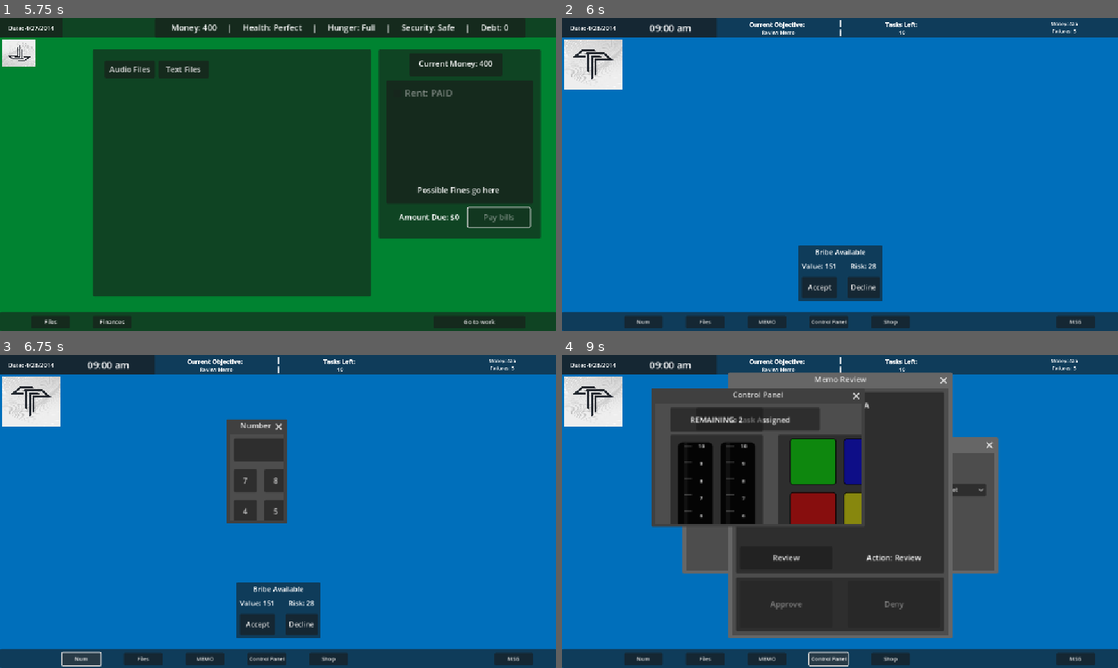
Above: before the commit, frames 1-4 (two rows, left to right).
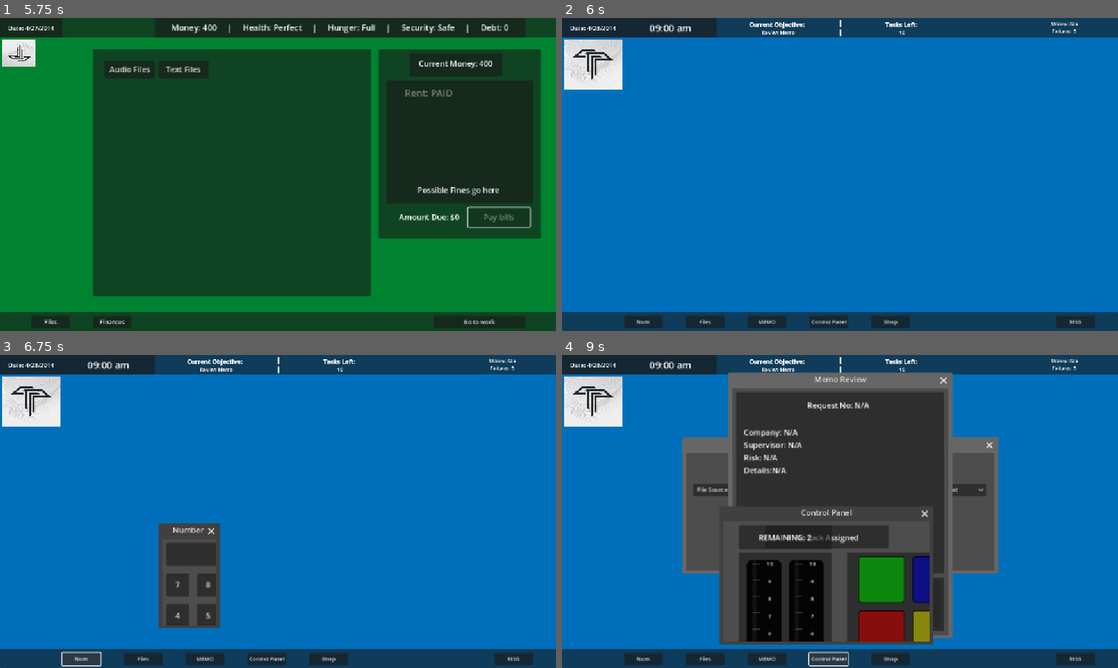
Above: after the commit, the same moments.

Repository: andrewpressman/Operation-OS
Game: Godot game, scene res://Menu/MainMenu.tscn
Two runs of this game, one before a commit and one after it. Both use one fixed random seed, a clock stepped at 60 frames per second and the inputs below.
Inputs:
- Up to frame 1 (5.75 s): click "New Game" at 0.5 s; click "Accept" at 1.25 s; click "Start" at 2 s; click "Files" at 2.75 s; click "Finances" at 3.5 s; click "Rent: $100" at 4.25 s; click "Pay bills" at 5 s
- Up to frame 2 (6 s): click "Go to work" at 5.75 s
- Up to frame 3 (6.75 s): click "Num" at 6.5 s
- Up to frame 4 (9 s): click "Files" at 7.25 s; click "MEMO" at 8 s; click "Control Panel" at 8.75 s

Frame 1 is identical in both runs. In frame 2, 2.7% of the frame differs, in the area x 42-58%, y 72-91%; in frame 3, 10%; in frame 4, 22%, in the area x 16-67%, y 10-93%.

Commit message:
Improved animations

Diff:
--- a/Tasks/Buttons.gd
+++ b/Tasks/Buttons.gd
@@ -35,8 +35,13 @@
 #close the window
 func Kill():
 	$AnimationPlayer.play("WindowHide")
+	getPosition()
 	await get_tree().create_timer(.3).timeout
 	queue_free()
+
+func getPosition():
+	var Hide = $AnimationPlayer.get_animation("WindowHide")
+	Hide.track_set_key_value(1,0,Vector2i(position.x,position.y))
 
 var IsListening : bool
 func _process(_delta):
--- a/Tasks/Buttons.tscn
+++ b/Tasks/Buttons.tscn
@@ -17,6 +17,45 @@
 "update": 1,
 "values": [Vector2i(768, 448)]
 }
+tracks/1/type = "value"
+tracks/1/imported = false
+tracks/1/enabled = true
+tracks/1/path = NodePath(".:position")
+tracks/1/interp = 1
+tracks/1/loop_wrap = true
+tracks/1/keys = {
+"times": PackedFloat32Array(0),
+"transitions": PackedFloat32Array(1),
+"update": 1,
+"values": [Vector2i(192, 100)]
+}
+
+[sub_resource type="Animation" id="Animation_l3ubj"]
+resource_name = "WindowShow"
+tracks/0/type = "value"
+tracks/0/imported = false
+tracks/0/enabled = true
+tracks/0/path = NodePath(".:size")
+tracks/0/interp = 1
+tracks/0/loop_wrap = true
+tracks/0/keys = {
+"times": PackedFloat32Array(0, 0.3),
+"transitions": PackedFloat32Array(1, 1),
+"update": 0,
+"values": [Vector2i(768, 448), Vector2i(0, 0)]
+}
+tracks/1/type = "value"
+tracks/1/imported = false
+tracks/1/enabled = true
+tracks/1/path = NodePath(".:position")
+tracks/1/interp = 1
+tracks/1/loop_wrap = true
+tracks/1/keys = {
+"times": PackedFloat32Array(0, 0.3),
+"transitions": PackedFloat32Array(1, 1),
+"update": 0,
+"values": [Vector2i(192, 100), Vector2i(512, 650)]
+}
 
 [sub_resource type="Animation" id="Animation_vx7ot"]
 resource_name = "WindowHide"
@@ -32,20 +71,17 @@
 "update": 0,
 "values": [Vector2i(0, 0), Vector2i(768, 448)]
 }
-
-[sub_resource type="Animation" id="Animation_l3ubj"]
-resource_name = "WindowShow"
-tracks/0/type = "value"
-tracks/0/imported = false
-tracks/0/enabled = true
-tracks/0/path = NodePath(".:size")
-tracks/0/interp = 1
-tracks/0/loop_wrap = true
-tracks/0/keys = {
+tracks/1/type = "value"
+tracks/1/imported = false
+tracks/1/enabled = true
+tracks/1/path = NodePath(".:position")
+tracks/1/interp = 1
+tracks/1/loop_wrap = true
+tracks/1/keys = {
 "times": PackedFloat32Array(0, 0.3),
 "transitions": PackedFloat32Array(1, 1),
 "update": 0,
-"values": [Vector2i(768, 448), Vector2i(0, 0)]
+"values": [Vector2i(512, 650), Vector2i(192, 100)]
 }
 
 [sub_resource type="AnimationLibrary" id="AnimationLibrary_exqui"]
@@ -161,7 +197,7 @@
 
 [node name="Window" type="Window"]
 title = "Control Panel"
-initial_position = 1
+position = Vector2i(192, 100)
 size = Vector2i(768, 448)
 unresizable = true
 script = ExtResource("1_y6534")
--- a/Tasks/FileManager.gd
+++ b/Tasks/FileManager.gd
@@ -37,9 +37,14 @@
 	SetDropdown()
 
 func Kill():
+	getPosition()
 	$AnimationPlayer.play("WindowHide")
 	await get_tree().create_timer(.3).timeout
 	queue_free()
+
+func getPosition():
+	var Hide = $AnimationPlayer.get_animation("WindowHide")
+	Hide.track_set_key_value(1,0,Vector2i(position.x,position.y))
 
 func _process(_delta):
 	if TargetDropdown.get_selected_id() != 0 && SourceDropdown.get_selected_id() != 0:
--- a/Tasks/FileManager.tscn
+++ b/Tasks/FileManager.tscn
@@ -1,36 +1,6 @@
 [gd_scene load_steps=6 format=3 uid="uid://dev5dbnhd2diw"]
 
 [ext_resource type="Script" uid="uid://ctwub6ej1nynm" path="res://Tasks/FileManager.gd" id="1_oo73u"]
-
-[sub_resource type="Animation" id="Animation_7mab4"]
-resource_name = "WindowShow"
-tracks/0/type = "value"
-tracks/0/imported = false
-tracks/0/enabled = true
-tracks/0/path = NodePath(".:size")
-tracks/0/interp = 1
-tracks/0/loop_wrap = true
-tracks/0/keys = {
-"times": PackedFloat32Array(0, 0.3),
-"transitions": PackedFloat32Array(1, 1),
-"update": 0,
-"values": [Vector2i(0, 0), Vector2i(638, 244)]
-}
-
-[sub_resource type="Animation" id="Animation_bjc3w"]
-resource_name = "WindowHide"
-tracks/0/type = "value"
-tracks/0/imported = false
-tracks/0/enabled = true
-tracks/0/path = NodePath(".:size")
-tracks/0/interp = 1
-tracks/0/loop_wrap = true
-tracks/0/keys = {
-"times": PackedFloat32Array(0, 0.3),
-"transitions": PackedFloat32Array(1, 1),
-"update": 0,
-"values": [Vector2i(638, 244), Vector2i(0, 0)]
-}
 
 [sub_resource type="Animation" id="Animation_q8ua8"]
 length = 0.001
@@ -46,6 +16,72 @@
 "update": 1,
 "values": [Vector2i(638, 244)]
 }
+tracks/1/type = "value"
+tracks/1/imported = false
+tracks/1/enabled = true
+tracks/1/path = NodePath(".:position")
+tracks/1/interp = 1
+tracks/1/loop_wrap = true
+tracks/1/keys = {
+"times": PackedFloat32Array(0),
+"transitions": PackedFloat32Array(1),
+"update": 1,
+"values": [Vector2i(257, 202)]
+}
+
+[sub_resource type="Animation" id="Animation_bjc3w"]
+resource_name = "WindowHide"
+tracks/0/type = "value"
+tracks/0/imported = false
+tracks/0/enabled = true
+tracks/0/path = NodePath(".:size")
+tracks/0/interp = 1
+tracks/0/loop_wrap = true
+tracks/0/keys = {
+"times": PackedFloat32Array(0, 0.3),
+"transitions": PackedFloat32Array(1, 1),
+"update": 0,
+"values": [Vector2i(638, 244), Vector2i(0, 0)]
+}
+tracks/1/type = "value"
+tracks/1/imported = false
+tracks/1/enabled = true
+tracks/1/path = NodePath(".:position")
+tracks/1/interp = 1
+tracks/1/loop_wrap = true
+tracks/1/keys = {
+"times": PackedFloat32Array(0, 0.3),
+"transitions": PackedFloat32Array(1, 1),
+"update": 0,
+"values": [Vector2i(257, 202), Vector2i(256, 650)]
+}
+
+[sub_resource type="Animation" id="Animation_7mab4"]
+resource_name = "WindowShow"
+tracks/0/type = "value"
+tracks/0/imported = false
+tracks/0/enabled = true
+tracks/0/path = NodePath(".:size")
+tracks/0/interp = 1
+tracks/0/loop_wrap = true
+tracks/0/keys = {
+"times": PackedFloat32Array(0, 0.3),
+"transitions": PackedFloat32Array(1, 1),
+"update": 0,
+"values": [Vector2i(0, 0), Vector2i(638, 244)]
+}
+tracks/1/type = "value"
+tracks/1/imported = false
+tracks/1/enabled = true
+tracks/1/path = NodePath(".:position")
+tracks/1/interp = 1
+tracks/1/loop_wrap = true
+tracks/1/keys = {
+"times": PackedFloat32Array(0, 0.3),
+"transitions": PackedFloat32Array(1, 1),
+"update": 0,
+"values": [Vector2i(256, 650), Vector2i(257, 202)]
+}
 
 [sub_resource type="AnimationLibrary" id="AnimationLibrary_q8ua8"]
 _data = {
@@ -56,7 +92,7 @@
 
 [node name="Panel" type="Window"]
 title = "File Transfer Manager"
-initial_position = 1
+position = Vector2i(257, 202)
 size = Vector2i(638, 244)
 script = ExtResource("1_oo73u")
 
--- a/Tasks/Memo.tscn
+++ b/Tasks/Memo.tscn
@@ -2,8 +2,8 @@
 
 [ext_resource type="Script" uid="uid://c7qhlnl0gidp7" path="res://Tasks/MemoReview.gd" id="1_0nkbs"]
 
-[sub_resource type="Animation" id="Animation_obb74"]
-resource_name = "WindowShow"
+[sub_resource type="Animation" id="Animation_7wkuo"]
+length = 0.001
 tracks/0/type = "value"
 tracks/0/imported = false
 tracks/0/enabled = true
@@ -11,10 +11,22 @@
 tracks/0/interp = 1
 tracks/0/loop_wrap = true
 tracks/0/keys = {
-"times": PackedFloat32Array(0, 0.3),
-"transitions": PackedFloat32Array(1, 1),
-"update": 0,
-"values": [Vector2i(0, 0), Vector2i(448, 512)]
+"times": PackedFloat32Array(0),
+"transitions": PackedFloat32Array(1),
+"update": 1,
+"values": [Vector2i(448, 512)]
+}
+tracks/1/type = "value"
+tracks/1/imported = false
+tracks/1/enabled = true
+tracks/1/path = NodePath(".:position")
+tracks/1/interp = 1
+tracks/1/loop_wrap = true
+tracks/1/keys = {
+"times": PackedFloat32Array(0),
+"transitions": PackedFloat32Array(1),
+"update": 1,
+"values": [Vector2i(352, 68)]
 }
 
 [sub_resource type="Animation" id="Animation_rhiyx"]
@@ -31,9 +43,21 @@
 "update": 0,
 "values": [Vector2i(448, 512), Vector2i(0, 0)]
 }
+tracks/1/type = "value"
+tracks/1/imported = false
+tracks/1/enabled = true
+tracks/1/path = NodePath(".:position")
+tracks/1/interp = 1
+tracks/1/loop_wrap = true
+tracks/1/keys = {
+"times": PackedFloat32Array(0, 0.3),
+"transitions": PackedFloat32Array(1, 1),
+"update": 0,
+"values": [Vector2i(352, 68), Vector2i(416, 650)]
+}
 
-[sub_resource type="Animation" id="Animation_7wkuo"]
-length = 0.001
+[sub_resource type="Animation" id="Animation_obb74"]
+resource_name = "WindowShow"
 tracks/0/type = "value"
 tracks/0/imported = false
 tracks/0/enabled = true
@@ -41,10 +65,22 @@
 tracks/0/interp = 1
 tracks/0/loop_wrap = true
 tracks/0/keys = {
-"times": PackedFloat32Array(0),
-"transitions": PackedFloat32Array(1),
-"update": 1,
-"values": [Vector2i(448, 512)]
+"times": PackedFloat32Array(0, 0.3),
+"transitions": PackedFloat32Array(1, 1),
+"update": 0,
+"values": [Vector2i(0, 0), Vector2i(448, 512)]
+}
+tracks/1/type = "value"
+tracks/1/imported = false
+tracks/1/enabled = true
+tracks/1/path = NodePath(".:position")
+tracks/1/interp = 1
+tracks/1/loop_wrap = true
+tracks/1/keys = {
+"times": PackedFloat32Array(0, 0.3),
+"transitions": PackedFloat32Array(1, 1),
+"update": 0,
+"values": [Vector2i(416, 650), Vector2i(352, 68)]
 }
 
 [sub_resource type="AnimationLibrary" id="AnimationLibrary_w0hir"]
@@ -56,7 +92,7 @@
 
 [node name="Requests" type="Window"]
 title = "Memo Review"
-initial_position = 2
+position = Vector2i(352, 68)
 size = Vector2i(448, 512)
 script = ExtResource("1_0nkbs")
 
--- a/Tasks/MemoReview.gd
+++ b/Tasks/MemoReview.gd
@@ -36,9 +36,14 @@
 		get_parent().OpenOptions()
 
 func Kill():
+	getPosition()
 	$AnimationPlayer.play("WindowHide")
 	await get_tree().create_timer(.3).timeout
 	queue_free()
+
+func getPosition():
+	var Hide = $AnimationPlayer.get_animation("WindowHide")
+	Hide.track_set_key_value(1,0,Vector2i(position.x,position.y))
 
 func Review():
 	if Step == 0:
--- a/Tasks/Numpad.gd
+++ b/Tasks/Numpad.gd
@@ -55,9 +55,14 @@
 	$Display/Label.text = WholeNumber
 
 func Kill():
+	getPosition()
 	$AnimationPlayer.play("WindowHide")
 	await get_tree().create_timer(.3).timeout
 	queue_free()
+
+func getPosition():
+	var Hide = $AnimationPlayer.get_animation("WindowHide")
+	Hide.track_set_key_value(1,0,Vector2i(position.x,position.y))
 
 func SetKey():
 	if !GlobalObj.ObjectiveComplete:
--- a/Tasks/Numpad.tscn
+++ b/Tasks/Numpad.tscn
@@ -1,36 +1,6 @@
 [gd_scene load_steps=6 format=3 uid="uid://d2shk4b3e116w"]
 
 [ext_resource type="Script" uid="uid://dwwul1673fc4e" path="res://Tasks/Numpad.gd" id="1_kf71x"]
-
-[sub_resource type="Animation" id="Animation_6xlph"]
-resource_name = "WindowShow"
-tracks/0/type = "value"
-tracks/0/imported = false
-tracks/0/enabled = true
-tracks/0/path = NodePath(".:size")
-tracks/0/interp = 1
-tracks/0/loop_wrap = true
-tracks/0/keys = {
-"times": PackedFloat32Array(0, 0.3),
-"transitions": PackedFloat32Array(1, 1),
-"update": 0,
-"values": [Vector2i(0, 0), Vector2i(200, 320)]
-}
-
-[sub_resource type="Animation" id="Animation_1hs5b"]
-resource_name = "WindowHide"
-tracks/0/type = "value"
-tracks/0/imported = false
-tracks/0/enabled = true
-tracks/0/path = NodePath(".:size")
-tracks/0/interp = 1
-tracks/0/loop_wrap = true
-tracks/0/keys = {
-"times": PackedFloat32Array(0, 0.3),
-"transitions": PackedFloat32Array(1, 1),
-"update": 0,
-"values": [Vector2i(200, 320), Vector2i(0, 0)]
-}
 
 [sub_resource type="Animation" id="Animation_q74ti"]
 length = 0.001
@@ -46,6 +16,72 @@
 "update": 1,
 "values": [Vector2i(200, 320)]
 }
+tracks/1/type = "value"
+tracks/1/imported = false
+tracks/1/enabled = true
+tracks/1/path = NodePath(".:position")
+tracks/1/interp = 1
+tracks/1/loop_wrap = true
+tracks/1/keys = {
+"times": PackedFloat32Array(0),
+"transitions": PackedFloat32Array(1),
+"update": 1,
+"values": [Vector2i(476, 164)]
+}
+
+[sub_resource type="Animation" id="Animation_1hs5b"]
+resource_name = "WindowHide"
+tracks/0/type = "value"
+tracks/0/imported = false
+tracks/0/enabled = true
+tracks/0/path = NodePath(".:size")
+tracks/0/interp = 1
+tracks/0/loop_wrap = true
+tracks/0/keys = {
+"times": PackedFloat32Array(0, 0.3),
+"transitions": PackedFloat32Array(1, 1),
+"update": 0,
+"values": [Vector2i(200, 320), Vector2i(0, 0)]
+}
+tracks/1/type = "value"
+tracks/1/imported = false
+tracks/1/enabled = true
+tracks/1/path = NodePath(".:position")
+tracks/1/interp = 1
+tracks/1/loop_wrap = true
+tracks/1/keys = {
+"times": PackedFloat32Array(0, 0.3),
+"transitions": PackedFloat32Array(1, 1),
+"update": 0,
+"values": [Vector2i(476, 164), Vector2i(160, 650)]
+}
+
+[sub_resource type="Animation" id="Animation_6xlph"]
+resource_name = "WindowShow"
+tracks/0/type = "value"
+tracks/0/imported = false
+tracks/0/enabled = true
+tracks/0/path = NodePath(".:size")
+tracks/0/interp = 1
+tracks/0/loop_wrap = true
+tracks/0/keys = {
+"times": PackedFloat32Array(0, 0.3),
+"transitions": PackedFloat32Array(1, 1),
+"update": 0,
+"values": [Vector2i(0, 0), Vector2i(200, 320)]
+}
+tracks/1/type = "value"
+tracks/1/imported = false
+tracks/1/enabled = true
+tracks/1/path = NodePath(".:position")
+tracks/1/interp = 1
+tracks/1/loop_wrap = true
+tracks/1/keys = {
+"times": PackedFloat32Array(0, 0.3),
+"transitions": PackedFloat32Array(1, 1),
+"update": 0,
+"values": [Vector2i(160, 650), Vector2i(476, 164)]
+}
 
 [sub_resource type="AnimationLibrary" id="AnimationLibrary_1hs5b"]
 _data = {
@@ -56,7 +92,7 @@
 
 [node name="Window" type="Window"]
 title = "Number pad"
-initial_position = 2
+position = Vector2i(476, 164)
 size = Vector2i(200, 320)
 unresizable = true
 popup_window = true
--- a/Work/Shop.gd
+++ b/Work/Shop.gd
@@ -20,9 +20,14 @@
 		get_parent().OpenOptions()
 
 func kill():
+	getPosition()
 	$AnimationPlayer.play("WindowHide")
 	await get_tree().create_timer(.3).timeout
 	queue_free()
+
+func getPosition():
+	var Hide = $AnimationPlayer.get_animation("WindowHide")
+	Hide.track_set_key_value(1,0,Vector2i(position.x,position.y))
 
 func _process(_delta) -> void:
 	SelectedButton = ShopButtons.get_pressed_button()
--- a/Work/Shop.tscn
+++ b/Work/Shop.tscn
@@ -17,6 +17,18 @@
 "update": 1,
 "values": [Vector2i(380, 450)]
 }
+tracks/1/type = "value"
+tracks/1/imported = false
+tracks/1/enabled = true
+tracks/1/path = NodePath(".:position")
+tracks/1/interp = 1
+tracks/1/loop_wrap = true
+tracks/1/keys = {
+"times": PackedFloat32Array(0),
+"transitions": PackedFloat32Array(1),
+"update": 1,
+"values": [Vector2i(386, 99)]
+}
 
 [sub_resource type="Animation" id="Animation_hse1e"]
 resource_name = "ShopAppear"
@@ -32,6 +44,18 @@
 "update": 0,
 "values": [Vector2i(0, 0), Vector2i(380, 450)]
 }
+tracks/1/type = "value"
+tracks/1/imported = false
+tracks/1/enabled = true
+tracks/1/path = NodePath(".:position")
+tracks/1/interp = 1
+tracks/1/loop_wrap = true
+tracks/1/keys = {
+"times": PackedFloat32Array(0, 0.3),
+"transitions": PackedFloat32Array(1, 1),
+"update": 0,
+"values": [Vector2i(640, 650), Vector2i(386, 99)]
+}
 
 [sub_resource type="Animation" id="Animation_ebmus"]
 resource_name = "WindowHide"
@@ -47,6 +71,18 @@
 "update": 0,
 "values": [Vector2i(380, 450), Vector2i(0, 0)]
 }
+tracks/1/type = "value"
+tracks/1/imported = false
+tracks/1/enabled = true
+tracks/1/path = NodePath(".:position")
+tracks/1/interp = 1
+tracks/1/loop_wrap = true
+tracks/1/keys = {
+"times": PackedFloat32Array(0, 0.3),
+"transitions": PackedFloat32Array(1, 1),
+"update": 0,
+"values": [Vector2i(386, 99), Vector2i(640, 650)]
+}
 
 [sub_resource type="AnimationLibrary" id="AnimationLibrary_5omfx"]
 _data = {
@@ -57,7 +93,7 @@
 
 [node name="Shop" type="Window"]
 title = "Shop"
-initial_position = 1
+position = Vector2i(386, 99)
 size = Vector2i(380, 450)
 script = ExtResource("1_0iwdr")
 ShopButtons = ExtResource("2_ctu5i")
--- a/Work/WorkController.gd
+++ b/Work/WorkController.gd
@@ -41,6 +41,7 @@
 	ShiftComplete = false
 	$FileUnlocked.visible = false
 	ShopVar.OpenShop()
+	$Animations/BribeShow.play("RESET")
 
 	#Set inital values
 	match GlobalVar.CurrentLevel:
--- a/Work/WorkDesktop.tscn
+++ b/Work/WorkDesktop.tscn
@@ -369,9 +369,9 @@
 
 [node name="Bribe" type="Panel" parent="."]
 offset_left = 480.0
-offset_top = 464.0
+offset_top = 664.0
 offset_right = 672.0
-offset_bottom = 592.0
+offset_bottom = 792.0
 scale = Vector2(0.907, 0.907)
 pivot_offset = Vector2(96, 65)
 size_flags_horizontal = 4
--- a/Work/popupAd.tscn
+++ b/Work/popupAd.tscn
@@ -1,36 +1,6 @@
 [gd_scene load_steps=6 format=3 uid="uid://djqvn2k0bajbs"]
 
 [ext_resource type="Script" uid="uid://fy67ht8f02cu" path="res://Work/popup_ad.gd" id="1_tcsk7"]
-
-[sub_resource type="Animation" id="Animation_tcsk7"]
-resource_name = "WindowAppear"
-tracks/0/type = "value"
-tracks/0/imported = false
-tracks/0/enabled = true
-tracks/0/path = NodePath(".:size")
-tracks/0/interp = 1
-tracks/0/loop_wrap = true
-tracks/0/keys = {
-"times": PackedFloat32Array(0, 0.3),
-"transitions": PackedFloat32Array(1, 1),
-"update": 0,
-"values": [Vector2i(0, 0), Vector2i(896, 512)]
-}
-
-[sub_resource type="Animation" id="Animation_didta"]
-resource_name = "WindowHide"
-tracks/0/type = "value"
-tracks/0/imported = false
-tracks/0/enabled = true
-tracks/0/path = NodePath(".:size")
-tracks/0/interp = 1
-tracks/0/loop_wrap = true
-tracks/0/keys = {
-"times": PackedFloat32Array(0, 0.3),
-"transitions": PackedFloat32Array(1, 1),
-"update": 0,
-"values": [Vector2i(896, 512), Vector2i(0, 0)]
-}
 
 [sub_resource type="Animation" id="Animation_f8ak0"]
 length = 0.001
@@ -46,6 +16,72 @@
 "update": 1,
 "values": [Vector2i(896, 512)]
 }
+tracks/1/type = "value"
+tracks/1/imported = false
+tracks/1/enabled = true
+tracks/1/path = NodePath(".:position")
+tracks/1/interp = 1
+tracks/1/loop_wrap = true
+tracks/1/keys = {
+"times": PackedFloat32Array(0),
+"transitions": PackedFloat32Array(1),
+"update": 1,
+"values": [Vector2i(128, 68)]
+}
+
+[sub_resource type="Animation" id="Animation_tcsk7"]
+resource_name = "WindowAppear"
+tracks/0/type = "value"
+tracks/0/imported = false
+tracks/0/enabled = true
+tracks/0/path = NodePath(".:size")
+tracks/0/interp = 1
+tracks/0/loop_wrap = true
+tracks/0/keys = {
+"times": PackedFloat32Array(0, 0.3),
+"transitions": PackedFloat32Array(1, 1),
+"update": 0,
+"values": [Vector2i(0, 0), Vector2i(896, 512)]
+}
+tracks/1/type = "value"
+tracks/1/imported = false
+tracks/1/enabled = true
+tracks/1/path = NodePath(".:position")
+tracks/1/interp = 1
+tracks/1/loop_wrap = true
+tracks/1/keys = {
+"times": PackedFloat32Array(0, 0.3),
+"transitions": PackedFloat32Array(1, 1),
+"update": 0,
+"values": [Vector2i(500, 856), Vector2i(128, 68)]
+}
+
+[sub_resource type="Animation" id="Animation_didta"]
+resource_name = "WindowHide"
+tracks/0/type = "value"
+tracks/0/imported = false
+tracks/0/enabled = true
+tracks/0/path = NodePath(".:size")
+tracks/0/interp = 1
+tracks/0/loop_wrap = true
+tracks/0/keys = {
+"times": PackedFloat32Array(0, 0.3),
+"transitions": PackedFloat32Array(1, 1),
+"update": 0,
+"values": [Vector2i(896, 512), Vector2i(0, 0)]
+}
+tracks/1/type = "value"
+tracks/1/imported = false
+tracks/1/enabled = true
+tracks/1/path = NodePath(".:position")
+tracks/1/interp = 1
+tracks/1/loop_wrap = true
+tracks/1/keys = {
+"times": PackedFloat32Array(0, 0.3),
+"transitions": PackedFloat32Array(1, 1),
+"update": 0,
+"values": [Vector2i(128, 68), Vector2i(500, 856)]
+}
 
 [sub_resource type="AnimationLibrary" id="AnimationLibrary_didta"]
 _data = {
@@ -55,7 +91,7 @@
 }
 
 [node name="PopupAd" type="Window"]
-initial_position = 1
+position = Vector2i(128, 68)
 size = Vector2i(896, 512)
 unresizable = true
 borderless = true
